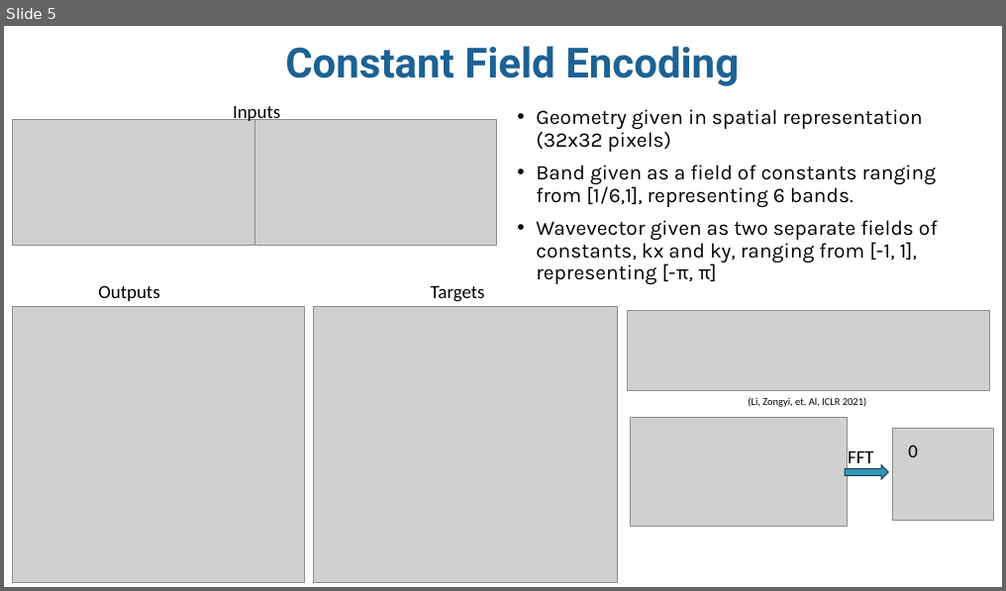
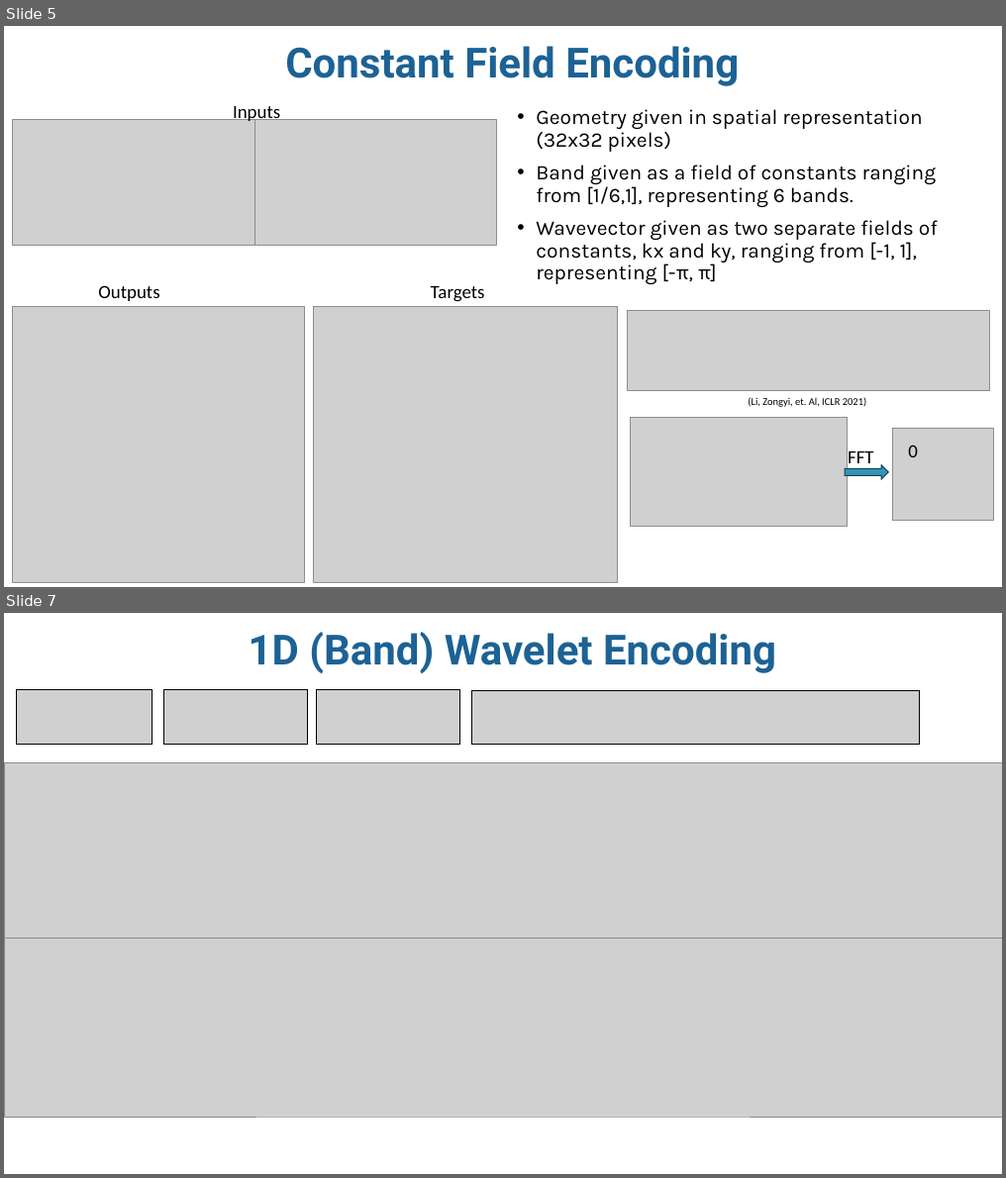
Before and after one commit to trutheresy/NO-2D-Metamaterials, a slide deck: NO_2D_metamaterials_talk.pptx. Shown one above the other, each under a label of ours: slide 5 before the commit, slides 5 and 7 after it; the slides between them are not shown. The pictures are 1006x591 and 1006x1178 pixels, drawn with LibreOffice and Linux fonts; fonts in the diff are those of the drawing; grey boxes stand for pictures; background and template pictures are left out. Boxes give left, top, right and bottom in pixels: in the first picture for what was removed or moved away, otherwise in the second. Text is boxed around its words. In the diff, an @@ line names an element or a change of style, - is before the commit and + after.

```diff
--- a/NO_2D_metamaterials_talk.pptx
+++ b/NO_2D_metamaterials_talk.pptx
@@ slide 7 added at box(4, 613, 1002, 1174), background #FFFFFF @@
@@ text added at box(249, 632, 776, 673), 40 pt, text #1D6294, bold @@
+1D (Band) Wavelet Encoding
@@ picture added at box(16, 690, 152, 744) @@
@@ picture added at box(164, 690, 308, 744) @@
@@ picture added at box(316, 690, 460, 744) @@
@@ picture added at box(472, 690, 921, 744) @@
@@ picture added at box(4, 763, 1002, 938) @@
@@ picture added at box(4, 938, 1002, 1117) @@
```
Also in this commit, not shown: 3 other slides added, 1 slide removed, 6 other files.
